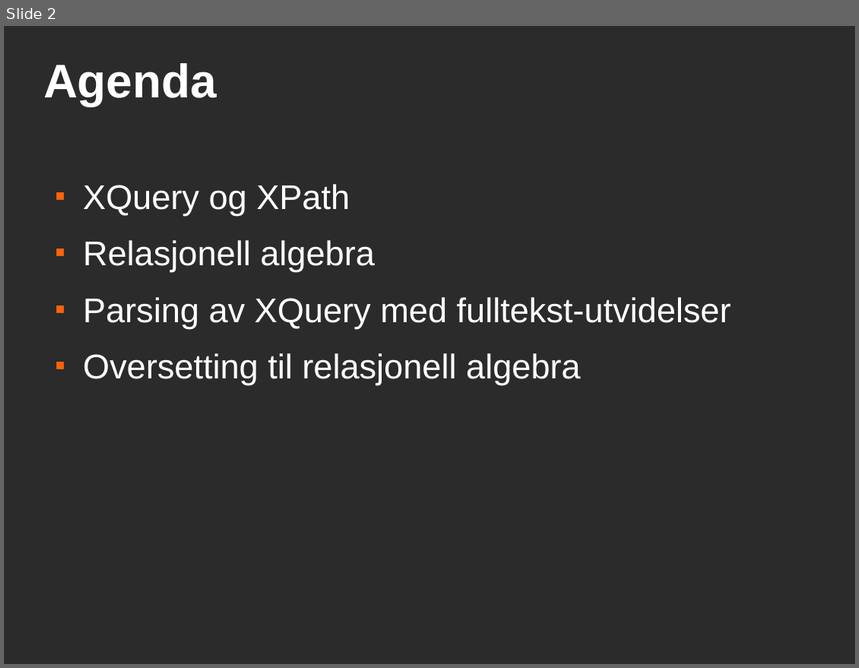
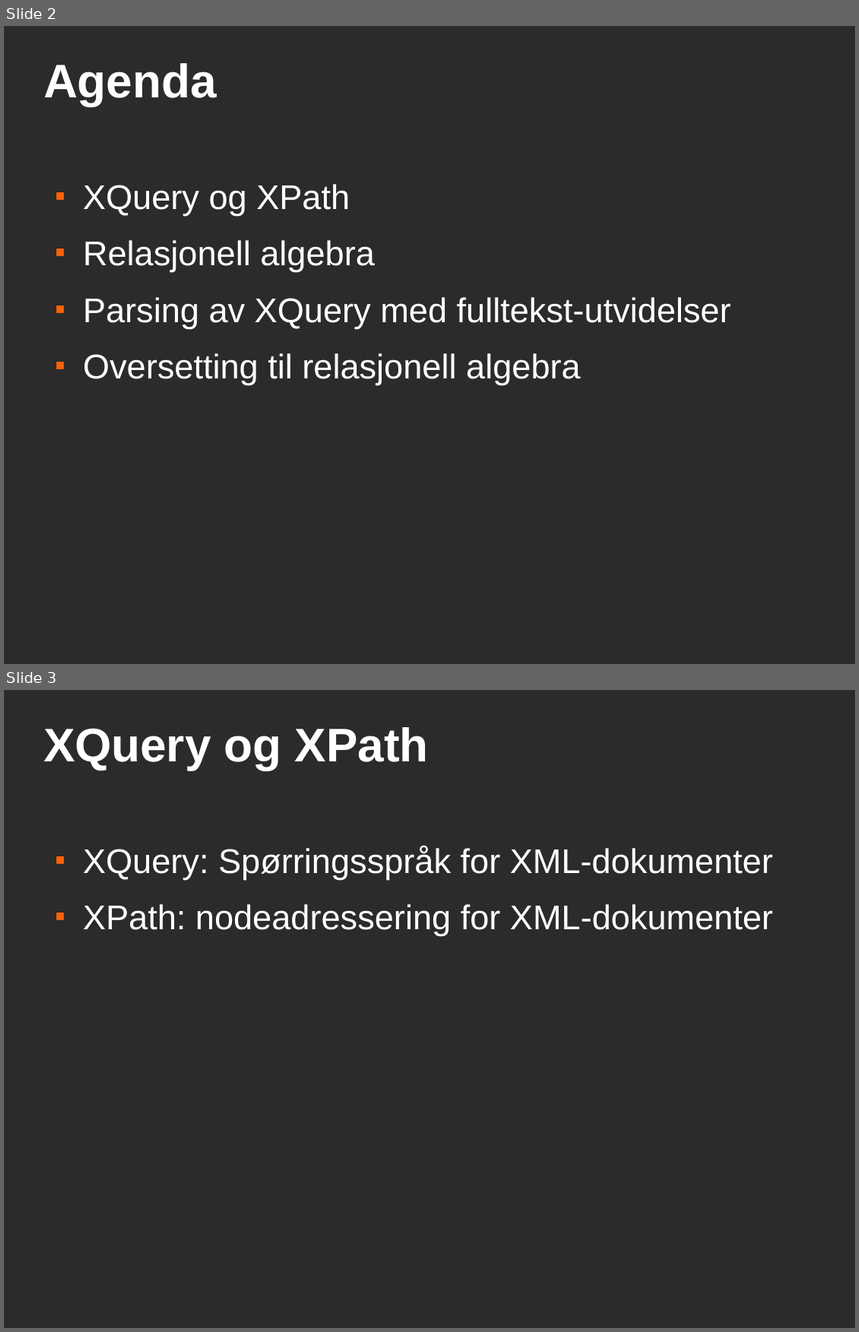
Before and after one commit to andrerav/xqft-parser, a slide deck: doc/xqueryft.odp. Shown one above the other, each under a label of ours: slide 2 before the commit, slides 2 and 3 after it. The pictures are 859x668 and 859x1332 pixels, drawn with LibreOffice and Linux fonts; fonts in the diff are those of the drawing; background and template pictures are left out; a plain dark background stands for a picture behind light text. Boxes give left, top, right and bottom in pixels: in the first picture for what was removed or moved away, otherwise in the second. Text is boxed around its words. In the diff, an @@ line names an element or a change of style, - is before the commit and + after.

```diff
--- a/doc/xqueryft.odp
+++ b/doc/xqueryft.odp
@@ slide 3 added at (4, 690, 855, 1328), background picture (left out) @@
@@ title added at (44, 727, 429, 771), 44 pt, text #FFFFFF, bold @@
+XQuery og XPath
@@ text added at (83, 847, 773, 936), 32 pt, text #FFFFFF @@
+■ XQuery: Spørringsspråk for XML-dokumenter
+■ XPath: nodeadressering for XML-dokumenter
```
Also in this commit, not shown: 2 slides changed, 2 other slides added, 2 slides removed, 4 other files.
